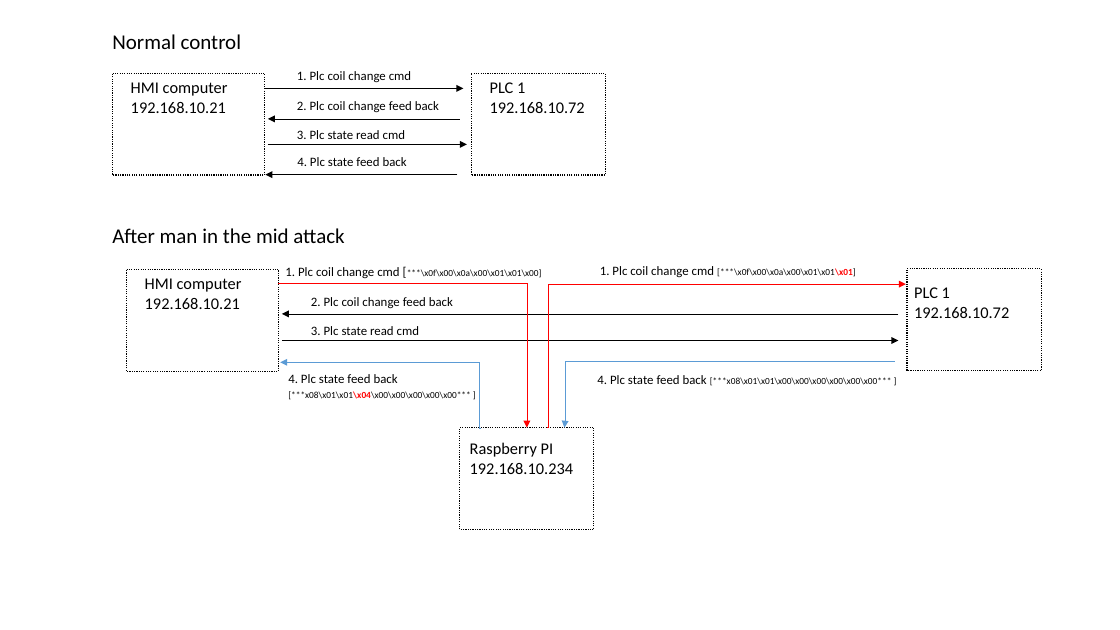
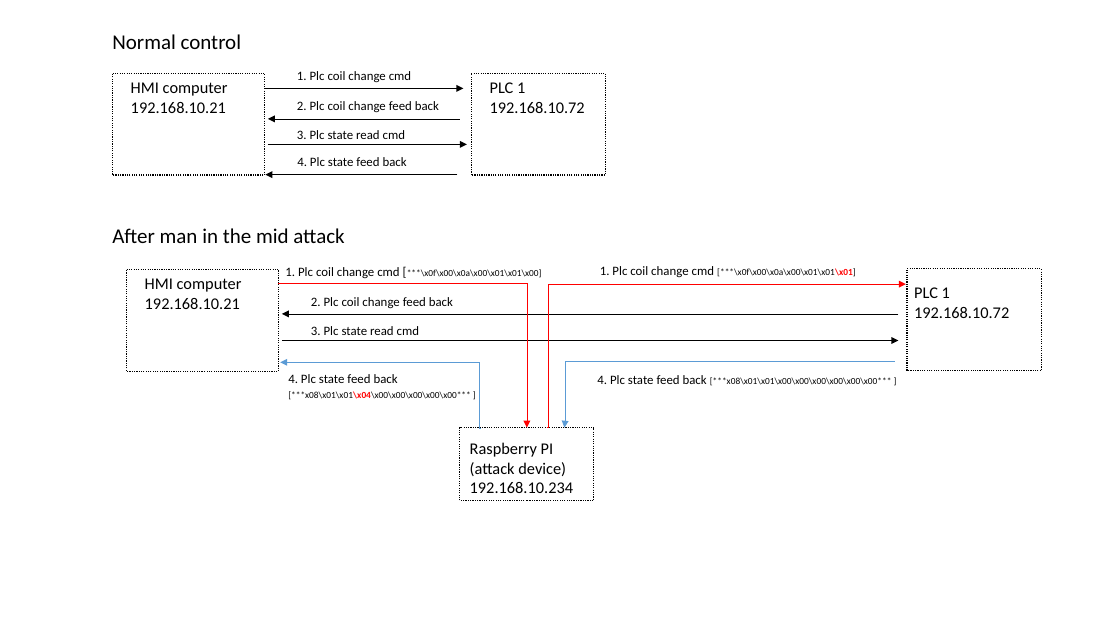
Before and after one commit to LiuYuancheng/Xandar_Sensor_IOT, a slide deck: slide 13 of doc/firmwaresignWF.pptx. Drawn at 1120x630 pixels with LibreOffice and Linux fonts; fonts in the diff are those of the drawing. Boxes give left, top, right and bottom in pixels: in the first picture for what was removed or moved away, otherwise in the second. Text is boxed around its words. In the diff, an @@ line names an element or a change of style, - is before the commit and + after.

```diff
--- a/doc/firmwaresignWF.pptx
+++ b/doc/firmwaresignWF.pptx
@@ rectangle: place and size @@
-rectangle at (460,428,594,529)
+rectangle at (460,428,594,501)
@@ text at (470,462,566,476): paragraph added @@
+(attack device)
```
Also in this commit, not shown: 1 other file.
